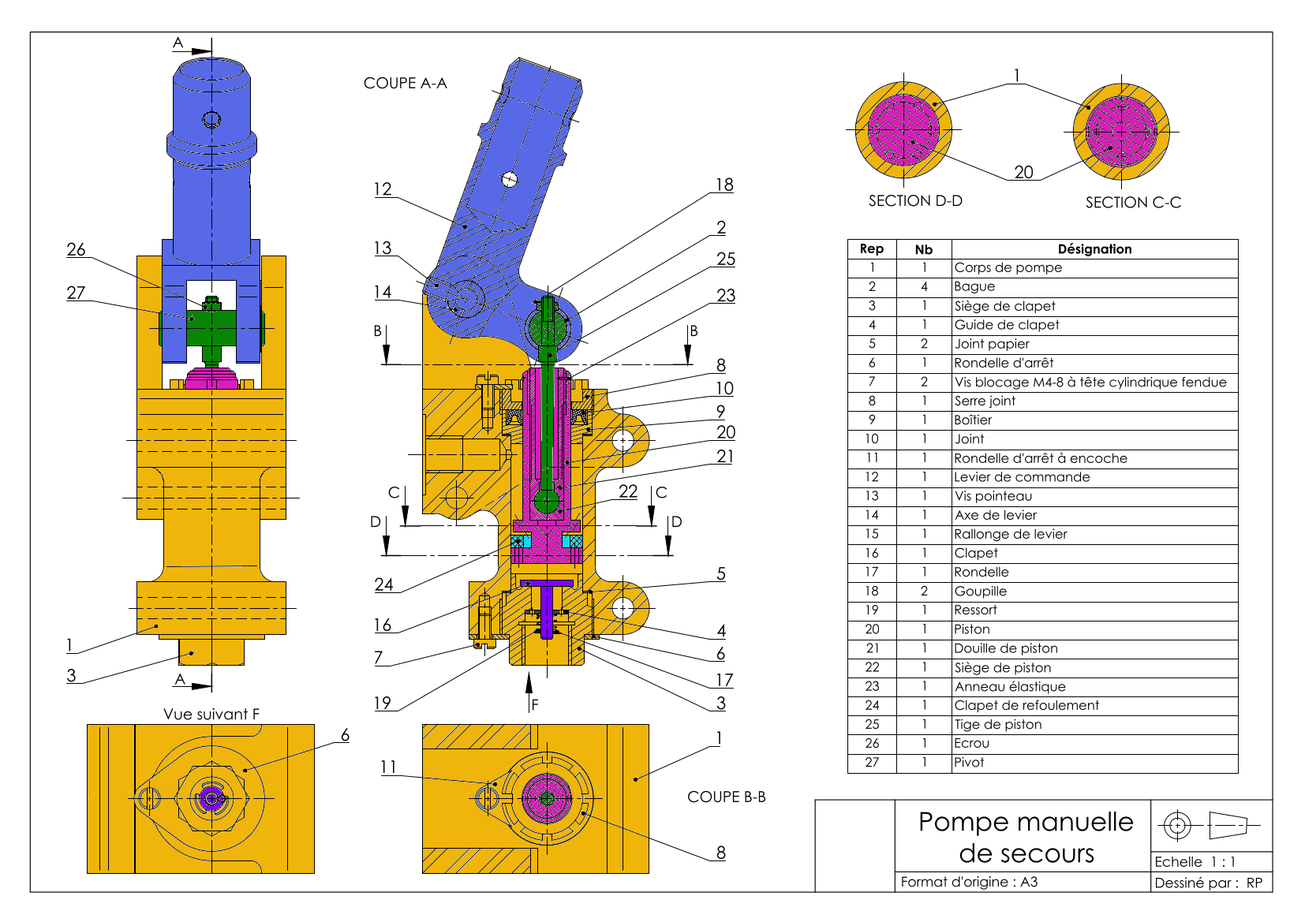
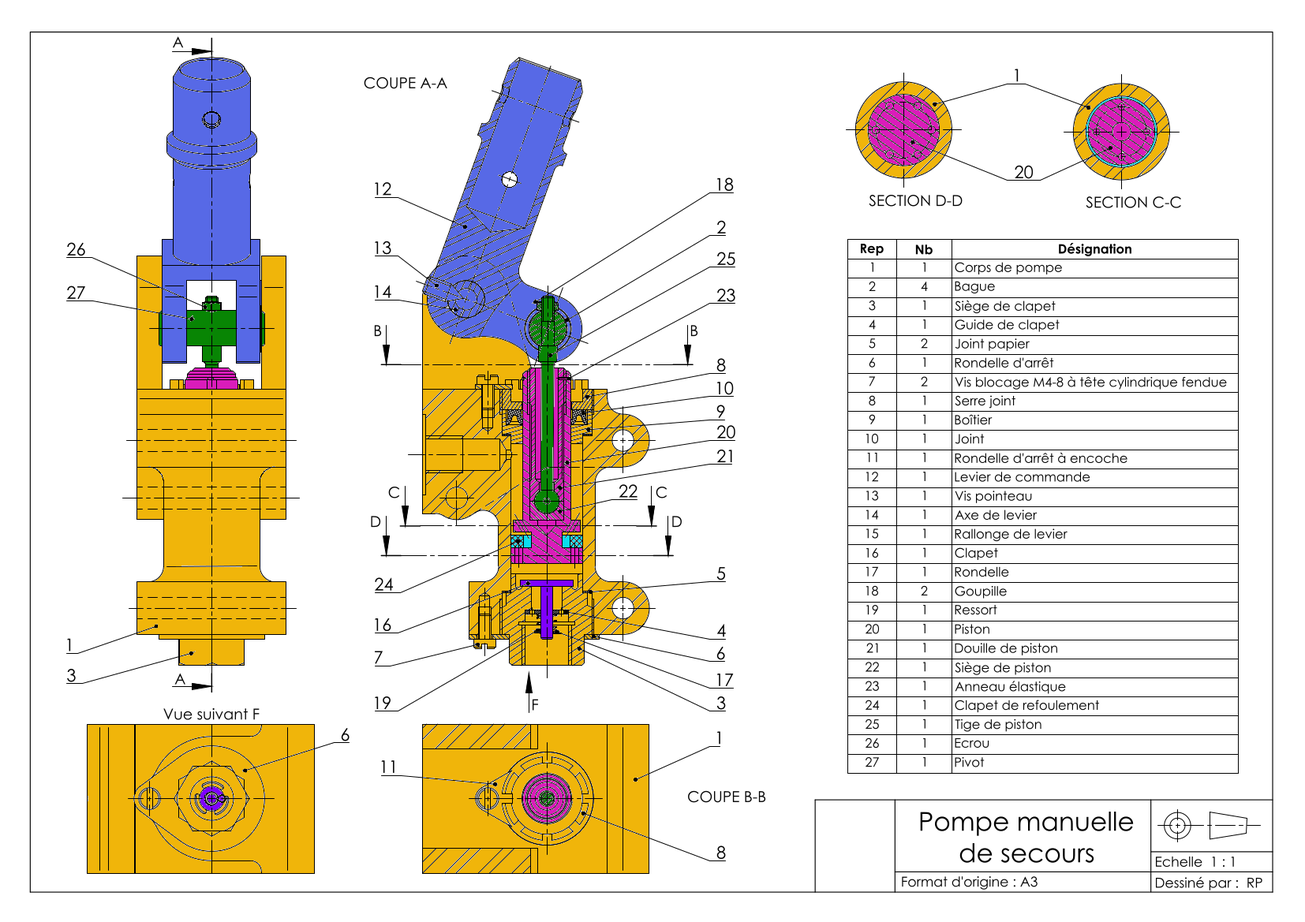
Before/after of a w=1305, h=922 layered artwork. What changed in the layer stack:
painted on "C04" over [1085,97,1157,167]
